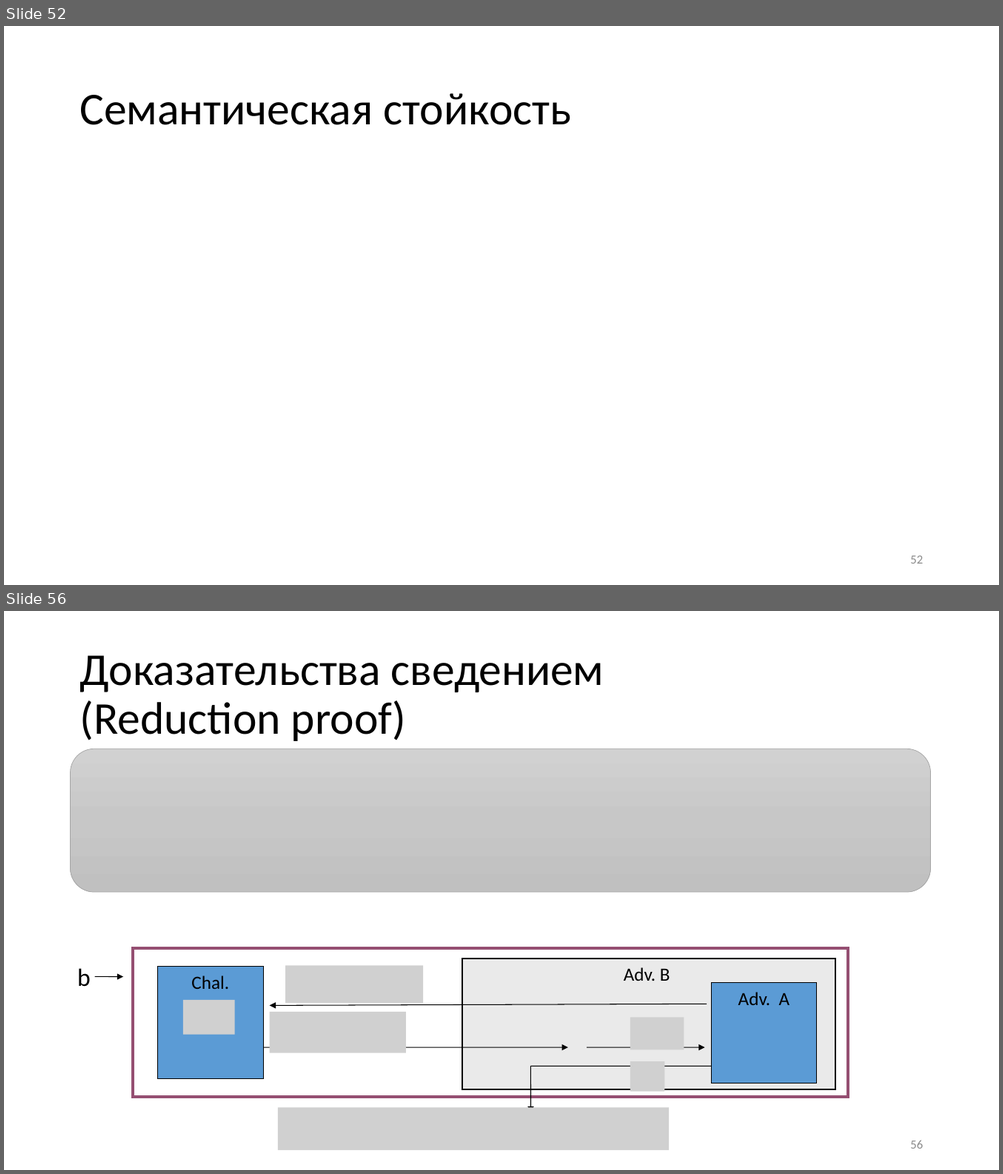
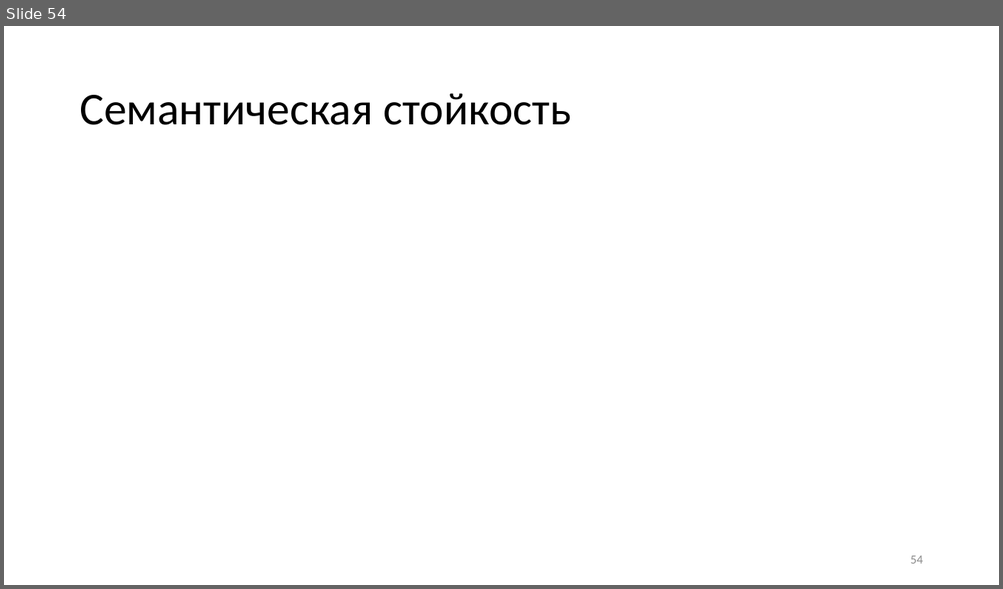
Before and after one commit to CryptoCourse/CryptoLectures, a slide deck: Lectures/Lecture1.pptx. Shown one above the other, each under a label of ours: slides 52 and 56 before the commit, slide 54 after it; the slides between them are not shown. The pictures are 1003x1174 and 1003x589 pixels, drawn with LibreOffice and Linux fonts; fonts in the diff are those of the drawing; grey boxes stand for pictures. Boxes give left, top, right and bottom in pixels: in the first picture for what was removed or moved away, otherwise in the second. Text is boxed around its words. In the diff, an @@ line names an element or a change of style, - is before the commit and + after.

```diff
--- a/Lectures/Lecture1.pptx
+++ b/Lectures/Lecture1.pptx
@@ slide 56 removed at bbox=[4, 611, 999, 1170], background #FFFFFF @@
@@ title removed at bbox=[79, 655, 604, 741] @@
-Доказательства сведением
-(Reduction proof)
@@ rounded rectangle removed at bbox=[71, 749, 930, 892] @@
@@ rectangle removed at bbox=[133, 948, 848, 1097] @@
@@ rectangle removed at bbox=[462, 960, 835, 1090] @@
-Adv. B
@@ text removed at bbox=[77, 968, 91, 987] @@
-b
@@ arrow removed from (95, 977) to (123, 977) @@
@@ rectangle removed at bbox=[158, 967, 264, 1079] @@
-Chal.
@@ picture removed at bbox=[285, 966, 424, 1004] @@
@@ rectangle removed at bbox=[711, 983, 817, 1083] @@
-Adv. A
@@ picture removed at bbox=[183, 1000, 235, 1035] @@
@@ arrow removed from (707, 1004) to (270, 1005) @@
@@ picture removed at bbox=[270, 1012, 406, 1054] @@
@@ picture removed at bbox=[630, 1017, 684, 1051] @@
@@ arrow removed from (264, 1048) to (568, 1048) @@
@@ arrow removed from (586, 1048) to (705, 1048) @@
@@ line removed from (711, 1066) to (531, 1066) @@
@@ arrow removed from (531, 1066) to (531, 1113) @@
@@ picture removed at bbox=[630, 1062, 664, 1091] @@
@@ picture removed at bbox=[278, 1108, 669, 1150] @@
@@ page number removed at bbox=[910, 1141, 922, 1149] @@
-56
@@ what was slide 52 is now slide 54 @@
@@ page number at bbox=[910, 556, 922, 564]: text changed @@
-52
+54
```
Also in this commit, not shown: 4 slides changed, 3 slides added, 17 other slides removed, 1 other file.
